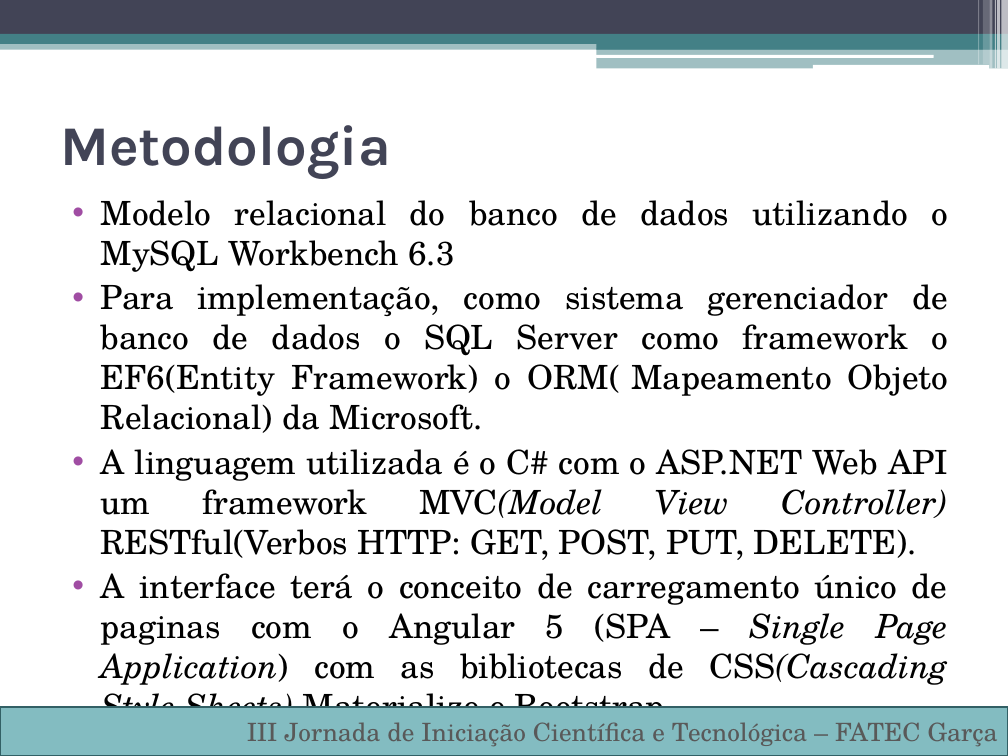
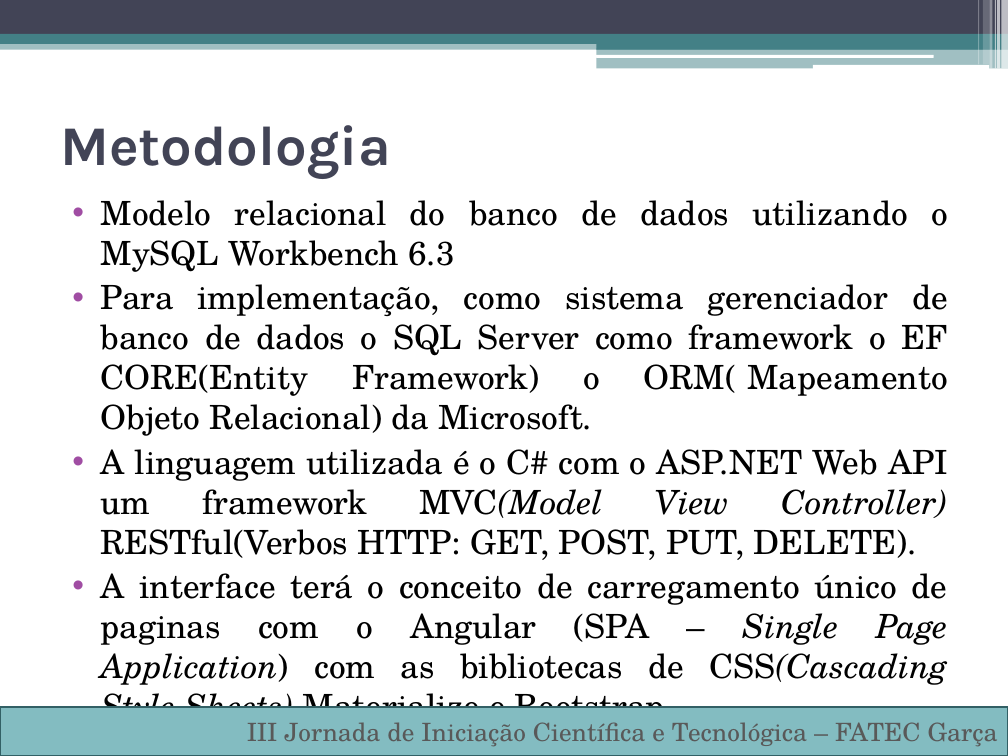
Before and after one commit to Cardoso976/V-Termo, a slide deck: slide 6 of TCC/III Jornada de Iniciação Científica e Tecnológica Tempate–2018.pptx. Drawn at 1008x756 pixels with LibreOffice and Linux fonts; fonts in the diff are those of the drawing. Boxes give left, top, right and bottom in pixels: in the first picture for what was removed or moved away, otherwise in the second. Text is boxed around its words. In the diff, an @@ line names an element or a change of style, - is before the commit and + after.

```diff
--- a/TCC/III Jornada de Iniciação Científica e Tecnológica Tempate–2018.pptx
+++ b/TCC/III Jornada de Iniciação Científica e Tecnológica Tempate–2018.pptx
@@ text at <box>101,284,948,436</box>: text changed @@
-• Para implementação, como sistema gerenciador de banco de dados o SQL Server como framework o EF6(Entity Framework) o ORM( Mapeamento Objeto Relacional) da Microsoft.
+• Para implementação, como sistema gerenciador de banco de dados o SQL Server como framework o EF CORE(Entity Framework) o ORM( Mapeamento Objeto Relacional) da Microsoft.
@@ text at <box>101,573,948,685</box>: text changed @@
-• A interface terá o conceito de carregamento único de paginas com o Angular 5 (SPA – Single Page Application) com as bibliotecas de CSS(Cascading Style Sheets) Materialize e Bootstrap.
+• A interface terá o conceito de carregamento único de paginas com o Angular (SPA – Single Page Application) com as bibliotecas de CSS(Cascading Style Sheets) Materialize e Bootstrap.
```
Also in this commit, not shown: 2 other slides changed, 1 other file.
